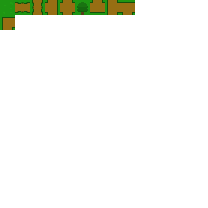
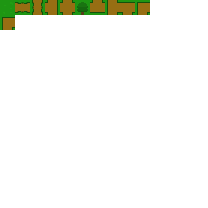
Layered file, before and after one edit (w=208, h=208). Changes by layer:
renamed "Background" to "tile_atlas.png", painted on it over bbox(135, 0, 150, 15)
